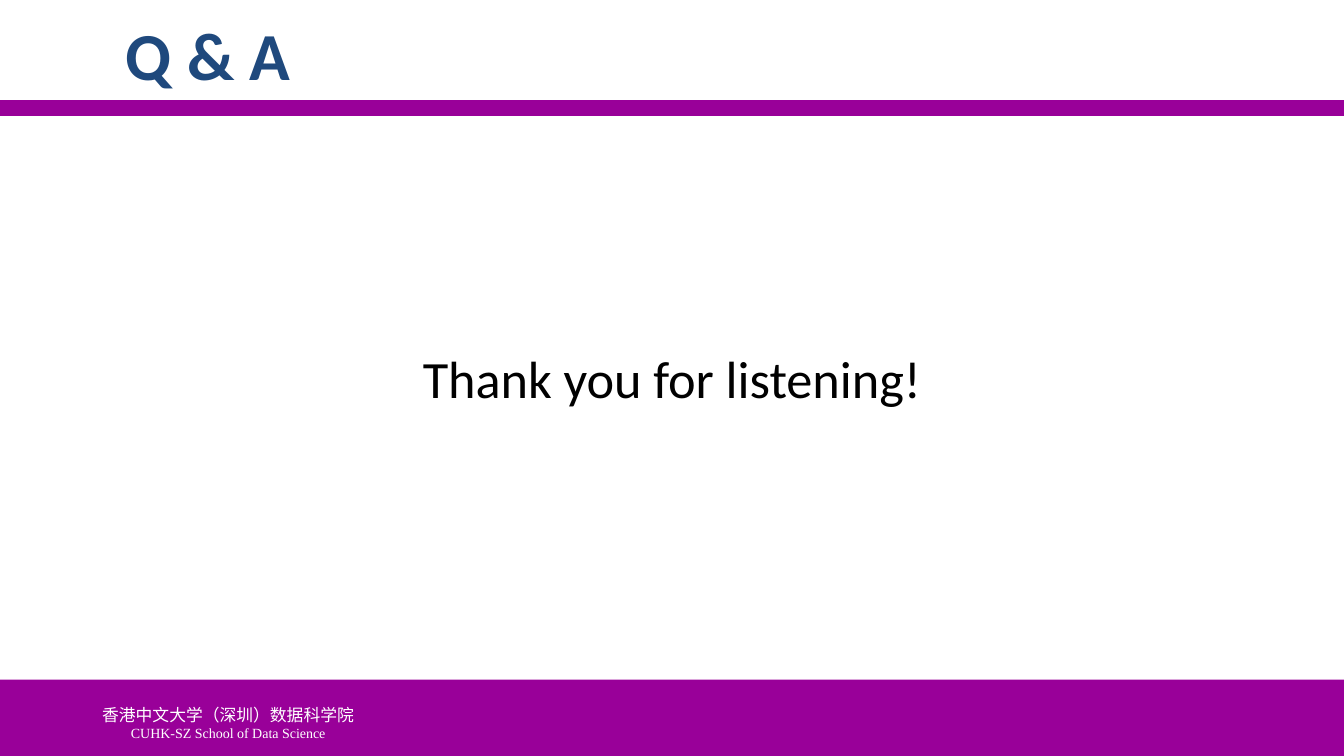
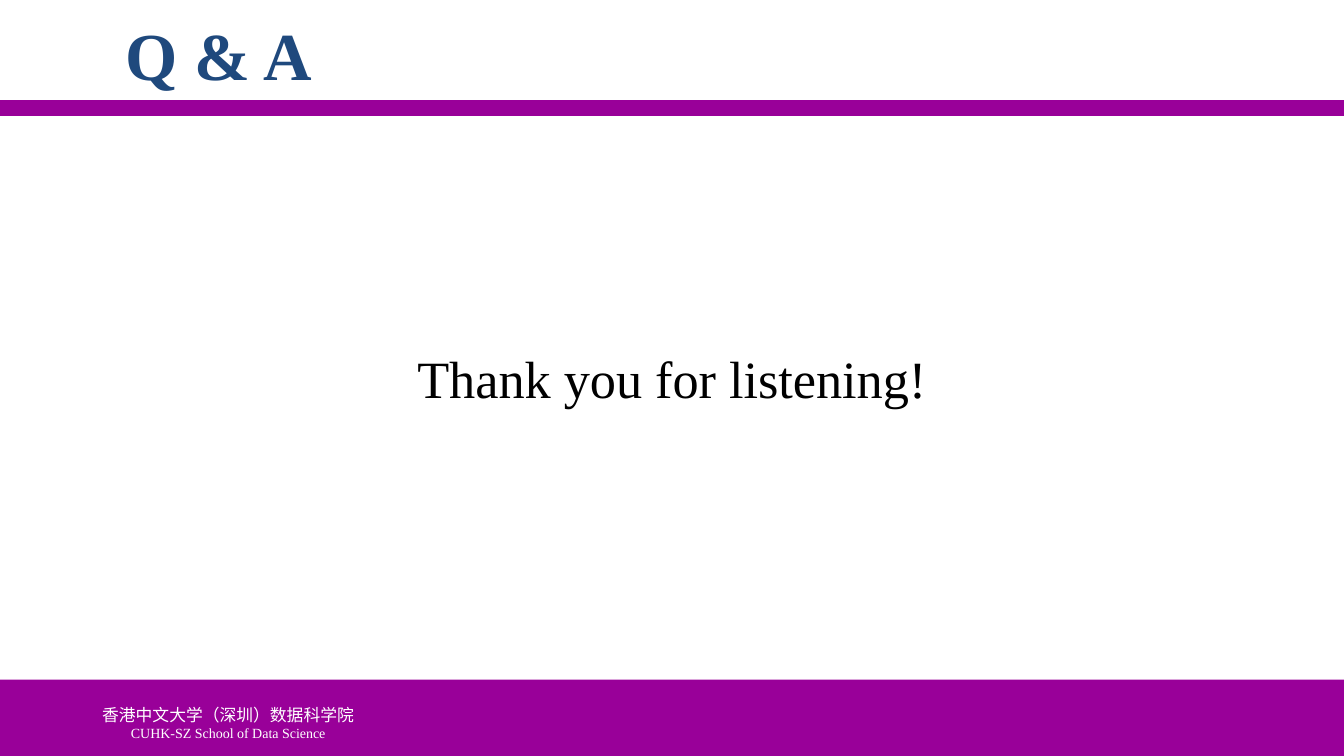
Before and after one commit to ychung1103/ychung1103.github.io, a slide deck: slide 25 of Slides/CSC6032/PPT/0421-刘效源-120040051.pptx. Drawn at 1344x756 pixels with LibreOffice and Linux fonts; fonts in the diff are those of the drawing; background and template pictures are left out. Boxes give left, top, right and bottom in pixels: in the first picture for what was removed or moved away, otherwise in the second. Text is boxed around its words. In the diff, an @@ line names an element or a change of style, - is before the commit and + after.

```diff
--- a/Slides/CSC6032/PPT/0421-刘效源-120040051.pptx
+++ b/Slides/CSC6032/PPT/0421-刘效源-120040051.pptx
@@ title "Q & A" at [126,35,313,91]: font Calibri to Times New Roman @@
@@ text "Thank you for listening!" at [417,361,926,409]: font Calibri to Times New Roman @@
```
Also in this commit, not shown: 24 other slides changed, 2 other files.
